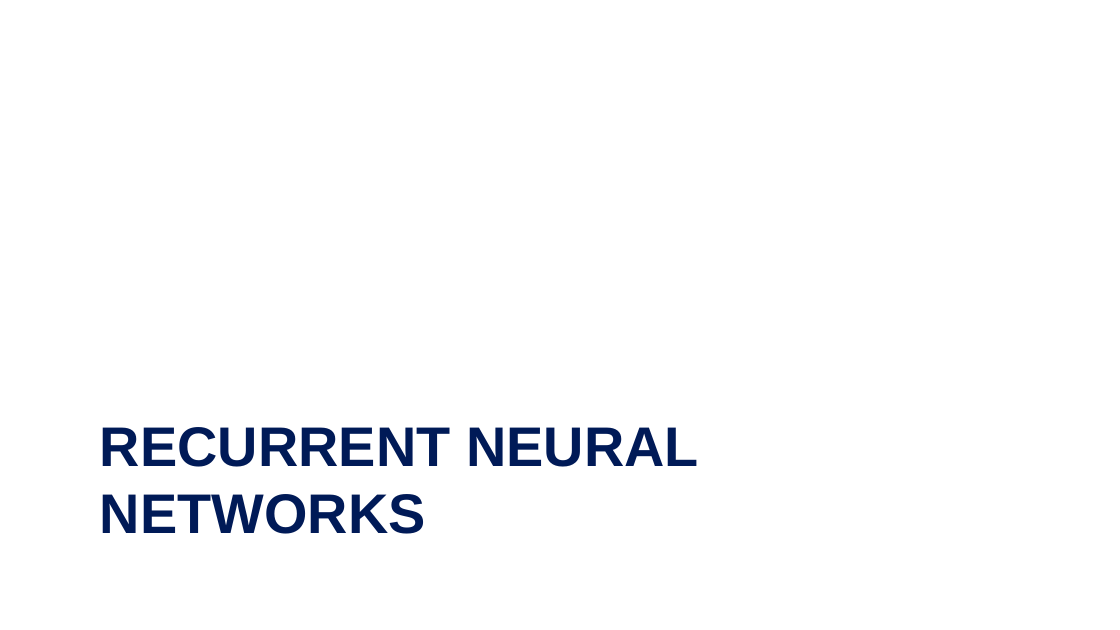
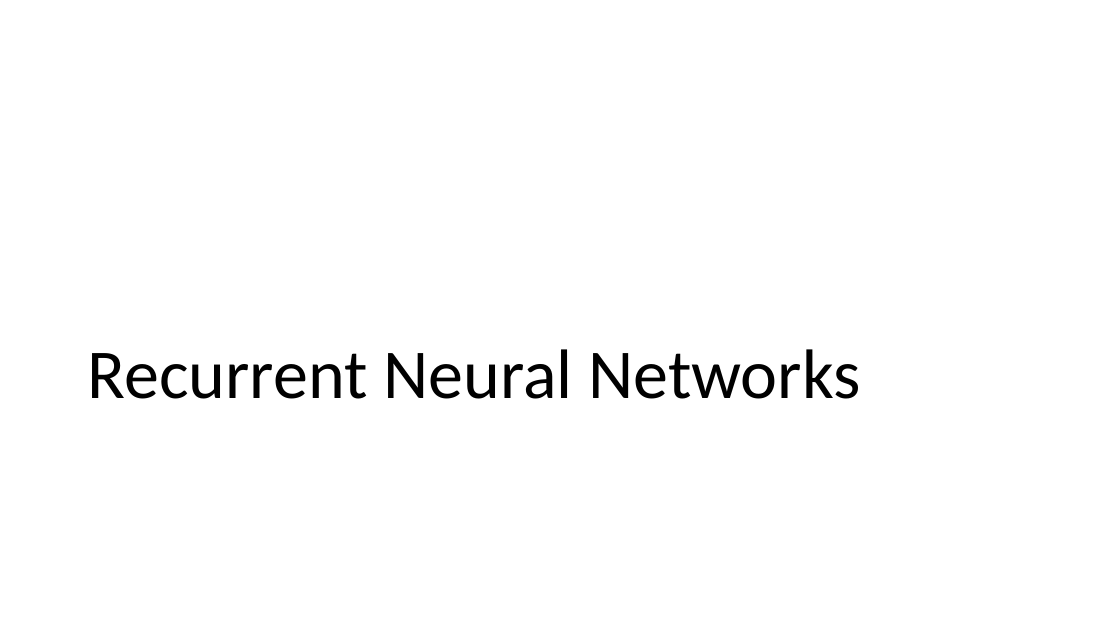
Before and after one commit to mengelhard/mmci_applied_ds, a slide deck: slide 22 of lectures/ll12.pptx. Drawn at 1120x630 pixels with LibreOffice and Linux fonts; fonts in the diff are those of the drawing; background and template pictures are left out. Boxes give left, top, right and bottom in pixels: in the first picture for what was removed or moved away, otherwise in the second. Text is boxed around its words. In the diff, an @@ line names an element or a change of style, - is before the commit and + after.

```diff
--- a/lectures/ll12.pptx
+++ b/lectures/ll12.pptx
@@ title "Recurrent Neural Networks" at box(87, 349, 860, 399): vertical alignment top to bottom @@
@@ title at box(87, 349, 860, 399): text changed; size 36 to 45 pt; font Arial to Calibri; text colour #001A57 to #000000; bold off @@
-RECURRENT NEURAL NETWORKS
+Recurrent Neural Networks
```
Also in this commit, not shown: 47 other slides changed, 1 other file.
